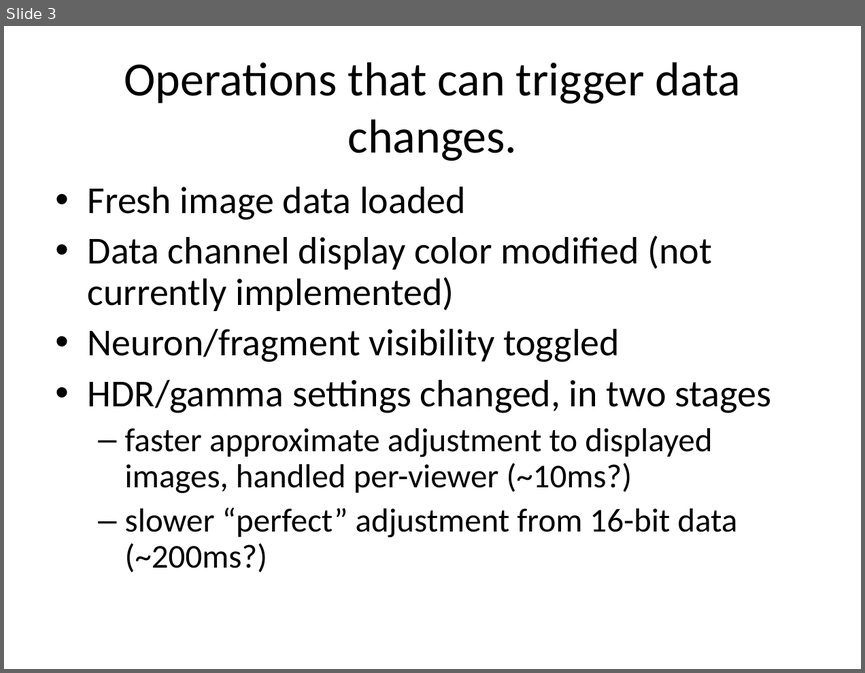
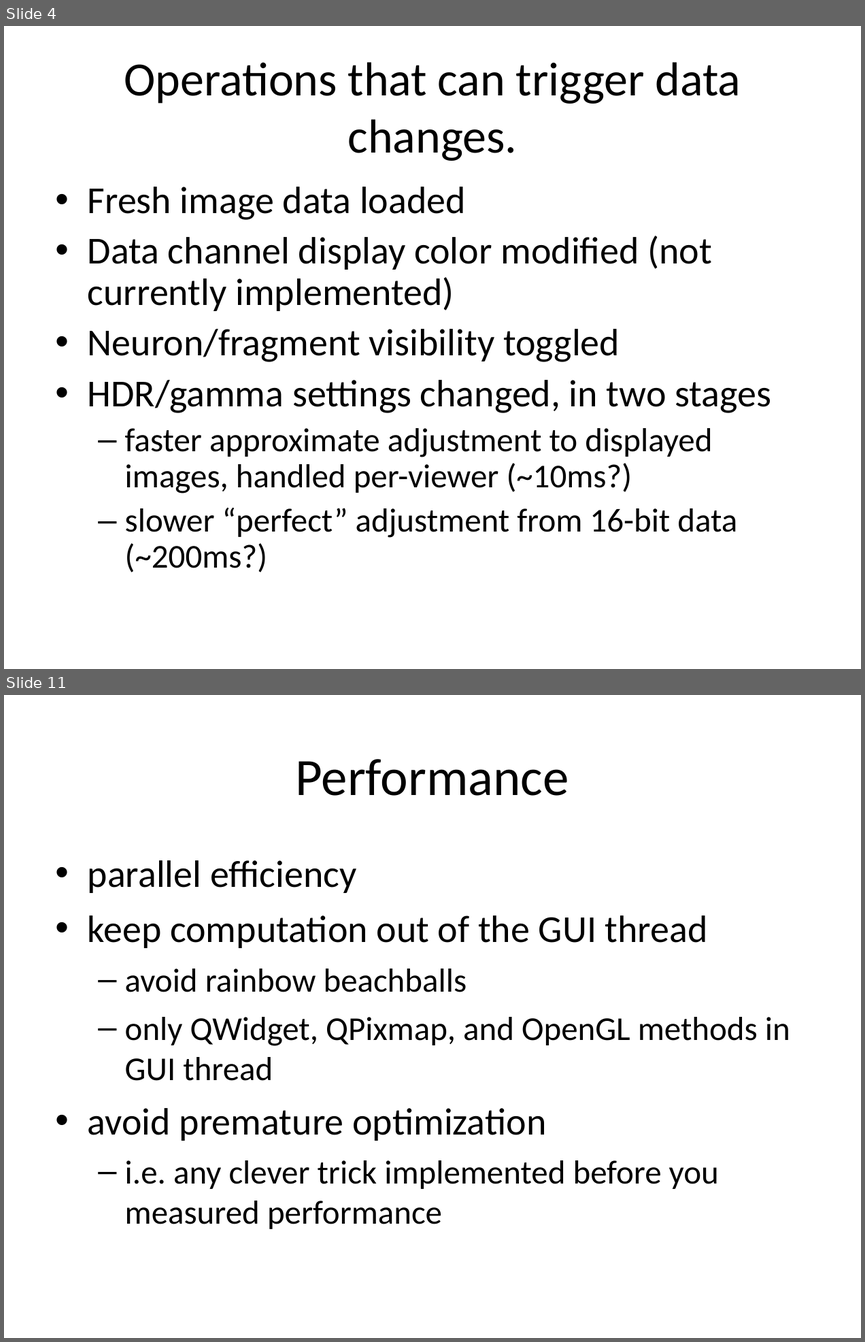
Before and after one commit to CBL-ORION/Vaa3D-mirror, a slide deck: v3d_main/neuron_annotator/doc/NAVolumeModel.ppt. Shown one above the other, each under a label of ours: slide 3 before the commit, slides 4 and 11 after it; the slides between them are not shown. The pictures are 865x673 and 865x1342 pixels, drawn with LibreOffice and Linux fonts; fonts in the diff are those of the drawing. Boxes give left, top, right and bottom in pixels: in the first picture for what was removed or moved away, otherwise in the second. Text is boxed around its words. In the diff, an @@ line names an element or a change of style, - is before the commit and + after.

```diff
--- a/v3d_main/neuron_annotator/doc/NAVolumeModel.ppt
+++ b/v3d_main/neuron_annotator/doc/NAVolumeModel.ppt
@@ slide 11 added at [4, 695, 861, 1338], background #FFFFFF @@
@@ title added at [296, 759, 569, 796], 44 pt, text #000000 @@
+Performance
@@ text added at [88, 860, 790, 1229], 28 pt, text #000000 @@
+• parallel efficiency
+• keep computation out of the GUI thread
+  – avoid rainbow beachballs
+  – only QWidget, QPixmap, and OpenGL methods in GUI thread
+• avoid premature optimization
+  – i.e. any clever trick implemented before you measured performance
@@ what was slide 3 is now slide 4 @@
```
Also in this commit, not shown: 6 slides changed, 1 other slide added.
